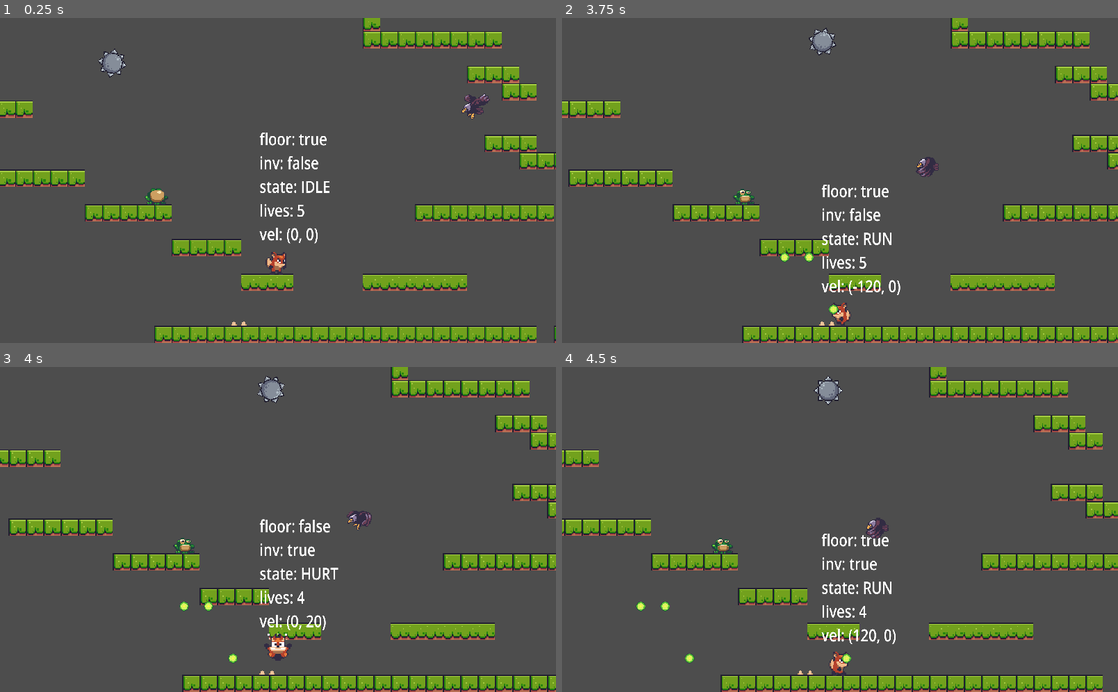
Above: before the commit, frames 1-4 (two rows, left to right).
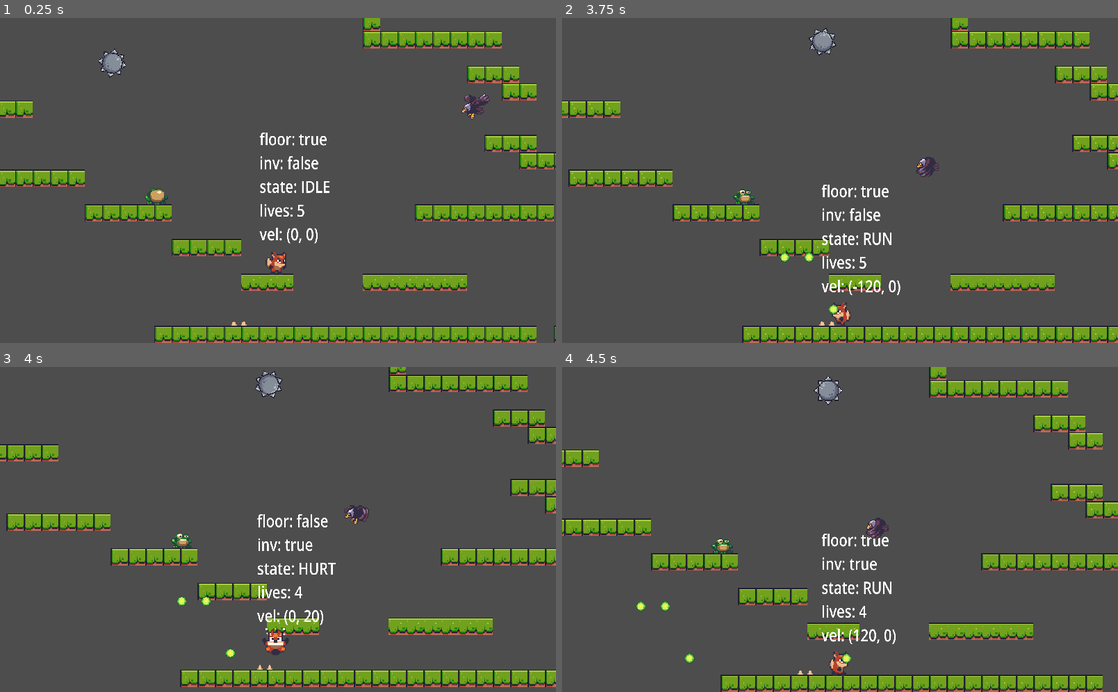
Above: after the commit, the same moments.

Repository: niamh-d/godot-foxy-2d-platformer
Game: Godot game, scene res://scenes/level_base/level_base.tscn
The game is run twice, just before and just after one commit, with the same random seed, the same clock (stepped at 60 frames per second) and the same inputs.
Inputs:
- Up to frame 1 (0.25 s): no input
- Up to frame 2 (3.75 s): hold Right (right) 0.53-2.03 s; tap E (shoot) every 0.75 s from 0.6 to 3.6 s; tap Space (jump) at 0.77, 1.52, 3.02 s; hold Left (left) from 2.03 s (still down)
- Up to frame 3 (4 s): keep holding Left (left); tap Space (jump) at 3.77 s
- Up to frame 4 (4.5 s): release Left (left) at 4.28 s; hold Right (right) from 4.28 s (still down); tap E (shoot) at 4.35 s

Frames 1-2 are identical in both runs. In frame 3, 15% of the frame differs, in the area x 0-100%, y 0-100%; in frame 4, nothing differs.

Commit message:
shake cam

Diff:
--- /dev/null
+++ b/scenes/player_cam/player_cam.gd
@@ -0,0 +1,35 @@
+extends Camera2D
+
+@export var shake_amount: float = 5
+
+@onready var shake_timer: Timer = $ShakeTimer
+
+const OFFSET = Vector2.ZERO
+
+func _ready() -> void:
+	set_process(false)
+	SignalManager.on_player_hit.connect(on_player_hit)
+	SignalManager.on_game_over.connect(on_game_over)
+
+func _process(delta: float) -> void:
+	offset = get_random_offset()
+
+func get_random_offset() -> Vector2:
+	return Vector2(
+		randf_range(-shake_amount, shake_amount),
+		randf_range(-shake_amount, shake_amount)
+	)
+
+func reset_camera() -> void:
+	set_process(false)
+	offset = OFFSET
+
+func on_game_over() -> void:
+	reset_camera()
+
+func on_player_hit(_lives: int) -> void:
+	set_process(true)
+	shake_timer.start()
+
+func _on_shake_timer_timeout() -> void:
+	reset_camera()
--- a/scenes/player_cam/player_cam.tscn
+++ b/scenes/player_cam/player_cam.tscn
@@ -1,9 +1,14 @@
-[gd_scene format=3 uid="uid://db2k2a7ff2w0n"]
+[gd_scene load_steps=2 format=3 uid="uid://db2k2a7ff2w0n"]
+
+[ext_resource type="Script" path="res://scenes/player_cam/player_cam.gd" id="1_k7wxy"]
 
 [node name="PlayerCam" type="Camera2D"]
 zoom = Vector2(2, 2)
 limit_bottom = 0
+script = ExtResource("1_k7wxy")
 
 [node name="ShakeTimer" type="Timer" parent="."]
 wait_time = 0.3
 one_shot = true
+
+[connection signal="timeout" from="ShakeTimer" to="." method="_on_shake_timer_timeout"]
